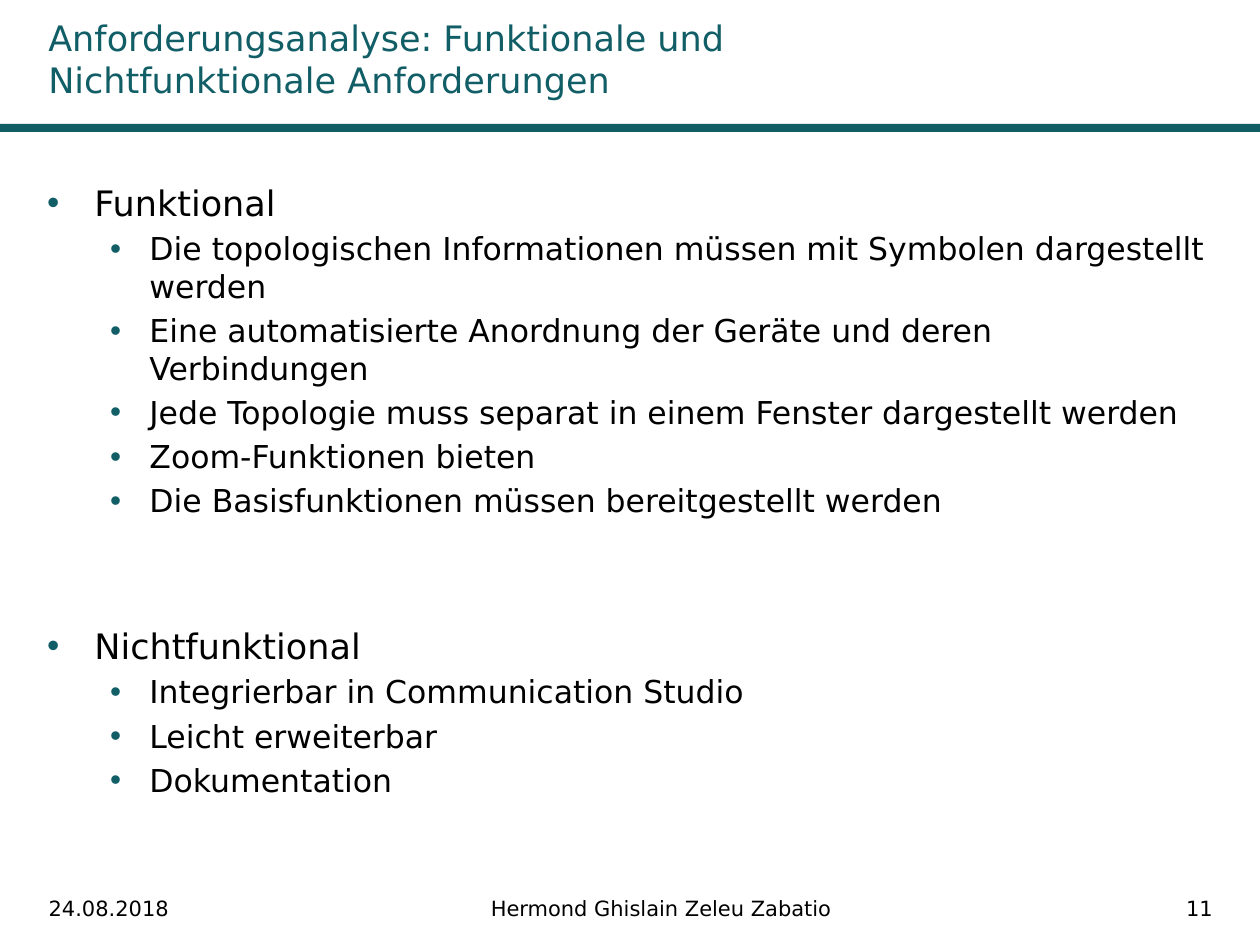
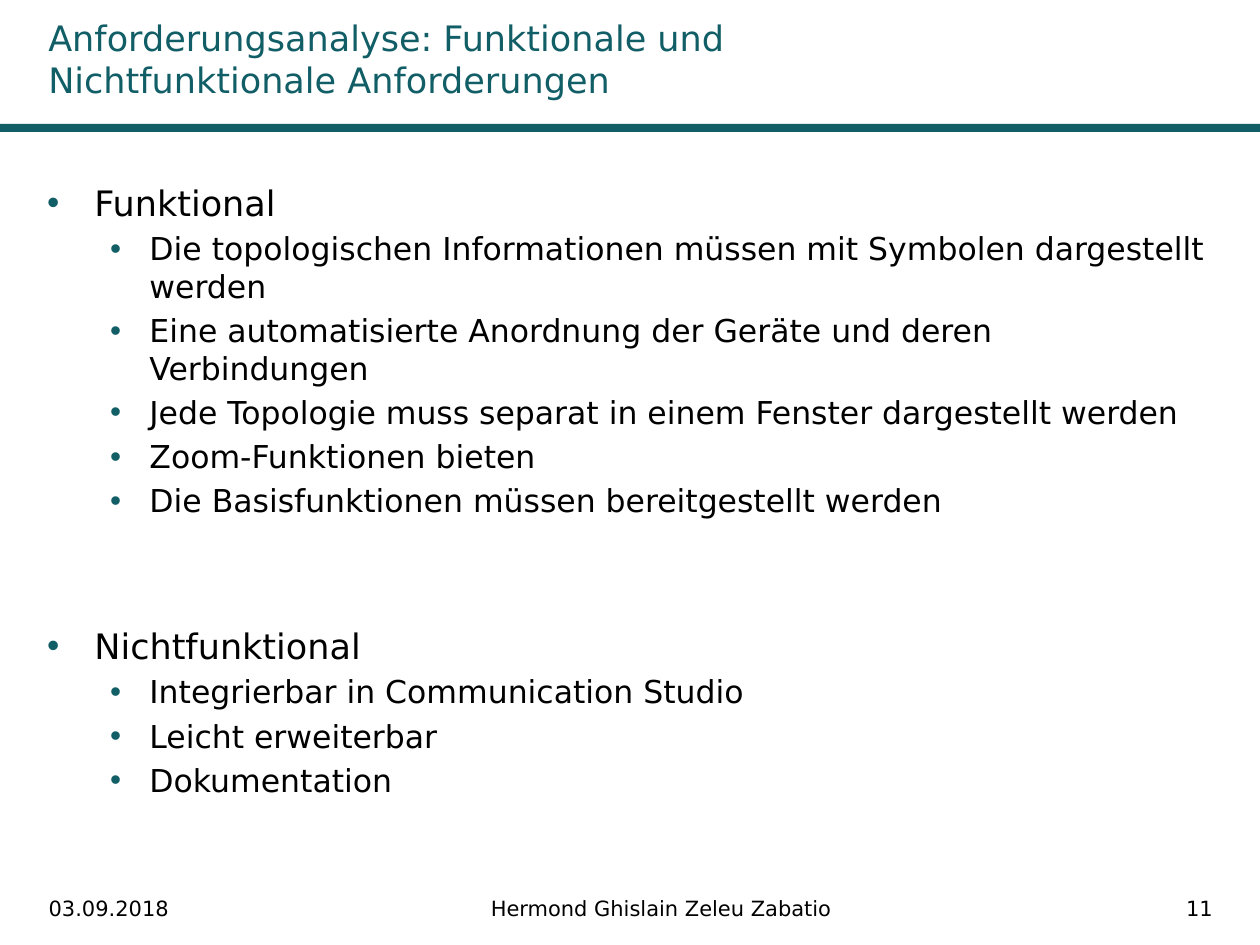
Before and after one commit to Ghislain1/zoe-fb-app, a slide deck: slide 11 of Master-Abschluss.pptx. Drawn at 1260x945 pixels with LibreOffice and Linux fonts; fonts in the diff are those of the drawing; background and template pictures are left out. Boxes give left, top, right and bottom in pixels: in the first picture for what was removed or moved away, otherwise in the second. Text is boxed around its words. In the diff, an @@ line names an element or a change of style, - is before the commit and + after.

```diff
--- a/Master-Abschluss.pptx
+++ b/Master-Abschluss.pptx
@@ text at [49,900,169,917]: text changed @@
-24.08.2018
+03.09.2018
```
Also in this commit, not shown: 29 other slides changed, 2 other files.
